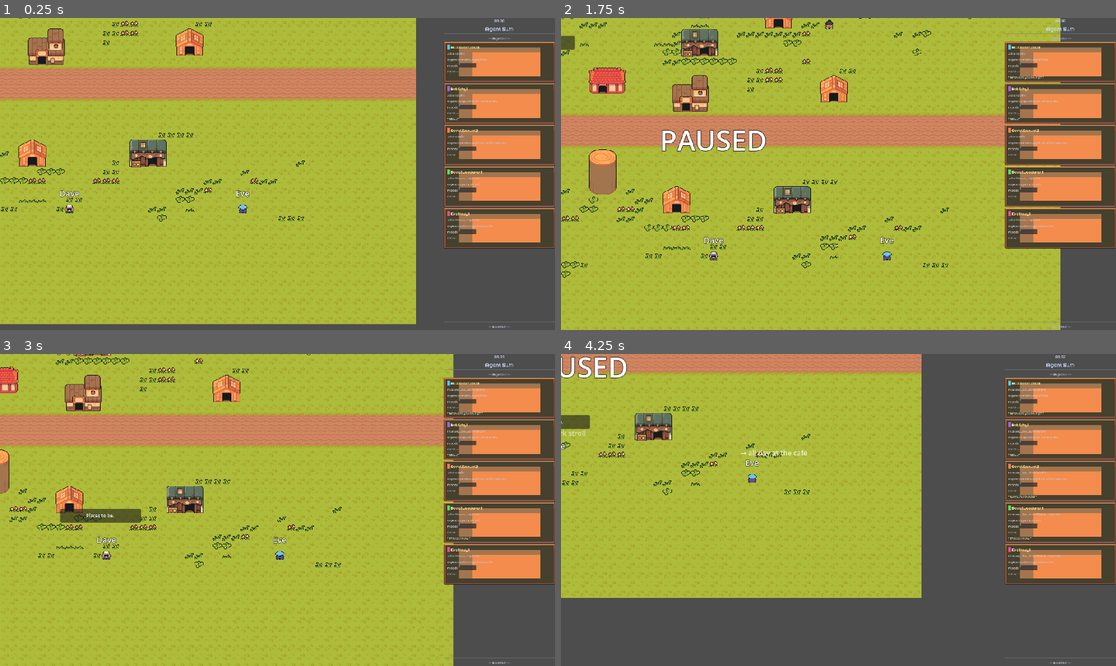
Above: before the commit, frames 1-4 (two rows, left to right).
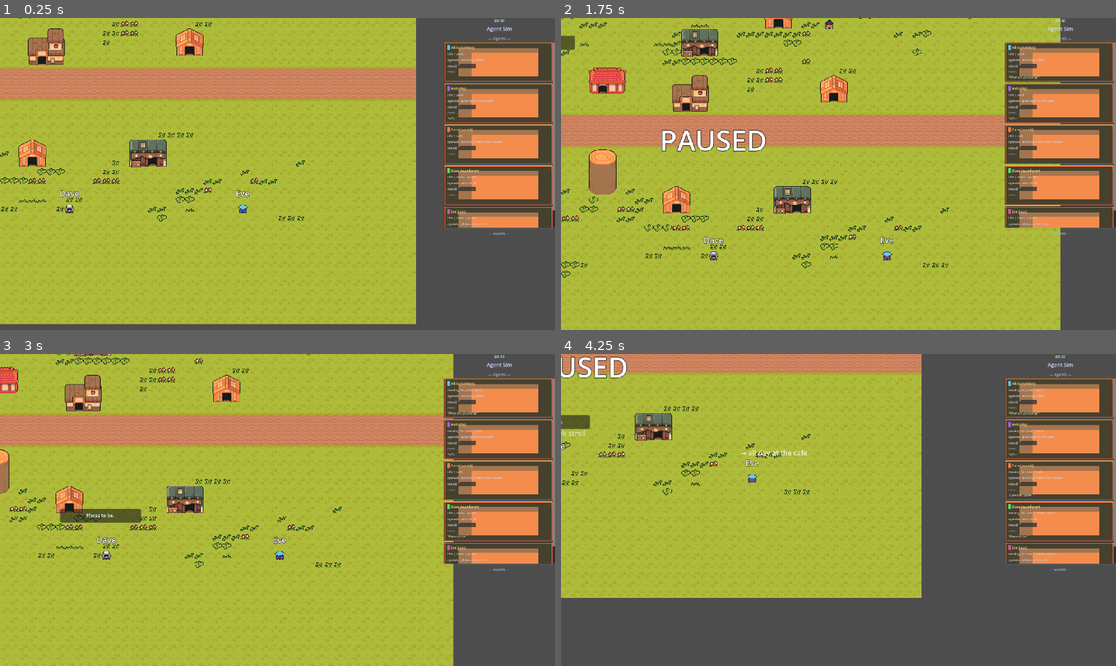
Above: after the commit, the same moments.

Repository: Erik-Huang/godot-agent-sim
Game: Godot game, scene res://main.tscn
Same seed, same stepped clock (60 frames per second), same inputs: the game is played once before the commit and once after it.
Inputs (mouse positions are in pixels of both pictures, inside the frame that each line leads up to):
- Up to frame 1 (0.25 s): no input
- Up to frame 2 (1.75 s): tap Enter (ui_accept) at 0.5, 0.77, 1.25 s; move the mouse to (960, 158) at 0.52 s; click (960, 158) at 0.67 s; drag from (727, 189) to (810, 236) at 1.27 s
- Up to frame 3 (3 s): tap Enter (ui_accept) at 2 s; move the mouse to (333, 441) at 2.02 s; click (333, 441) at 2.17 s; drag from (249, 572) to (111, 463) at 2.77 s
- Up to frame 4 (4.25 s): move the mouse to (1005, 556) at 3.52 s; click (1005, 556) at 3.67 s; tap Enter (ui_accept) at 3.77 s

The runs differ from the first frame. In frame 1, 4.1% of the frame differs, in the area x 79-100%, y 2-100%; in frame 2, 4.2%; in frame 3, 4.2%; in frame 4, 4.2%.

Commit message:
fix(UI): proportional agent/log split, remove Ninja Adventure dialog+font assets
Co-Authored-By: Claude Opus 4.6 <noreply@anthropic.com>

Diff:
--- a/agent.gd
+++ b/agent.gd
@@ -98,12 +98,7 @@
 	speech_bubble.position = Vector2(-80, -80)
 	speech_bubble.z_index = 10
 	speech_bubble.z_as_relative = false
-	if ResourceLoader.exists("res://assets/ui/fonts/NormalFont.ttf"):
-		var font := load("res://assets/ui/fonts/NormalFont.ttf") as Font
-		# speech_label.add_theme_font_override("font", font)
-		speech_label.add_theme_font_size_override("font_size", 8)
-	else:
-		speech_label.add_theme_font_size_override("font_size", 8)
+	speech_label.add_theme_font_size_override("font_size", 8)
 	speech_label.add_theme_color_override("font_color", Color.WHITE)
 
 	# ARCH-003: Load PersonalityProfile resource
--- a/main.tscn
+++ b/main.tscn
@@ -122,6 +122,7 @@
 [node name="AgentScroll" type="ScrollContainer" parent="UIPanel"]
 layout_mode = 2
 size_flags_vertical = 3
+size_flags_stretch_ratio = 2.0
 horizontal_scroll_mode = 0
 
 [node name="AgentList" type="VBoxContainer" parent="UIPanel/AgentScroll" unique_id=1491348688]
@@ -138,7 +139,13 @@
 text = "— Events —"
 horizontal_alignment = 1
 
-[node name="LogList" type="VBoxContainer" parent="UIPanel" unique_id=730242085]
+[node name="LogScroll" type="ScrollContainer" parent="UIPanel"]
+layout_mode = 2
+size_flags_vertical = 3
+size_flags_stretch_ratio = 1.0
+horizontal_scroll_mode = 0
+
+[node name="LogList" type="VBoxContainer" parent="UIPanel/LogScroll" unique_id=730242085]
 layout_mode = 2
 
 [node name="LayerFloor" type="TileMapLayer" parent="." unique_id=136155189]
--- a/ui.gd
+++ b/ui.gd
@@ -4,11 +4,8 @@
 
 const PANEL_TEXTURE_PATH := "res://assets/ui/theme/nine_path_panel.png"
 const BG_TEXTURE_PATH := "res://assets/ui/theme/nine_path_bg.png"
-const FONT_PATH := "res://assets/ui/fonts/NormalFont.ttf"
-
 var agent_cards: Dictionary = {}  # agent_name → Dictionary of UI nodes
 var agent_refs: Array = []  # CharacterBody2D references for live polling
-var pixel_font: Font = null
 var panel_texture: Texture2D = null
 var bg_texture: Texture2D = null
 
@@ -17,11 +14,9 @@
 var _log_labels: Array[Label] = []
 
 @onready var agent_list: VBoxContainer = $AgentScroll/AgentList
-@onready var log_list: VBoxContainer = $LogList
+@onready var log_list: VBoxContainer = $LogScroll/LogList
 
 func _ready() -> void:
-	if ResourceLoader.exists(FONT_PATH):
-		pixel_font = load(FONT_PATH) as Font
 	if ResourceLoader.exists(PANEL_TEXTURE_PATH):
 		panel_texture = load(PANEL_TEXTURE_PATH) as Texture2D
 	if ResourceLoader.exists(BG_TEXTURE_PATH):
@@ -33,16 +28,6 @@
 	var sb := StyleBoxFlat.new()
 	sb.bg_color = Color(0.08, 0.09, 0.12, 1.0)
 	add_theme_stylebox_override("panel", sb)
-	# Style title and headers with pixel font
-	var title: Label = get_node_or_null("Title")
-	if title and pixel_font:
-		title.add_theme_font_override("font", pixel_font)
-	var agents_header: Label = get_node_or_null("AgentsHeader")
-	if agents_header and pixel_font:
-		agents_header.add_theme_font_override("font", pixel_font)
-	var log_header: Label = get_node_or_null("LogHeader")
-	if log_header and pixel_font:
-		log_header.add_theme_font_override("font", pixel_font)
 
 func register_agent(agent: CharacterBody2D) -> void:
 	agent_refs.append(agent)
@@ -164,8 +149,6 @@
 	}
 
 func _apply_font(label: Label, size: int) -> void:
-	if pixel_font:
-		label.add_theme_font_override("font", pixel_font)
 	label.add_theme_font_size_override("font_size", size)
 
 func _apply_muted_color(label: Label) -> void:
Binary file removed: assets/ui/dialog/ChoiceBox.png
Not shown, removed: assets/ui/dialog/ChoiceBox.png.import
Binary file removed: assets/ui/dialog/DialogBox.png
Not shown, removed: assets/ui/dialog/DialogBox.png.import
Binary file removed: assets/ui/dialog/DialogBoxFaceset.png
Not shown, removed: assets/ui/dialog/DialogBoxFaceset.png.import
Binary file removed: assets/ui/dialog/DialogInfo.png
Not shown, removed: assets/ui/dialog/DialogInfo.png.import
Binary file removed: assets/ui/dialog/DialogueBoxSimple.png
Not shown, removed: assets/ui/dialog/DialogueBoxSimple.png.import
Binary file removed: assets/ui/dialog/FacesetBox.png
Not shown, removed: assets/ui/dialog/FacesetBox.png.import
(and 7 more such lines)
